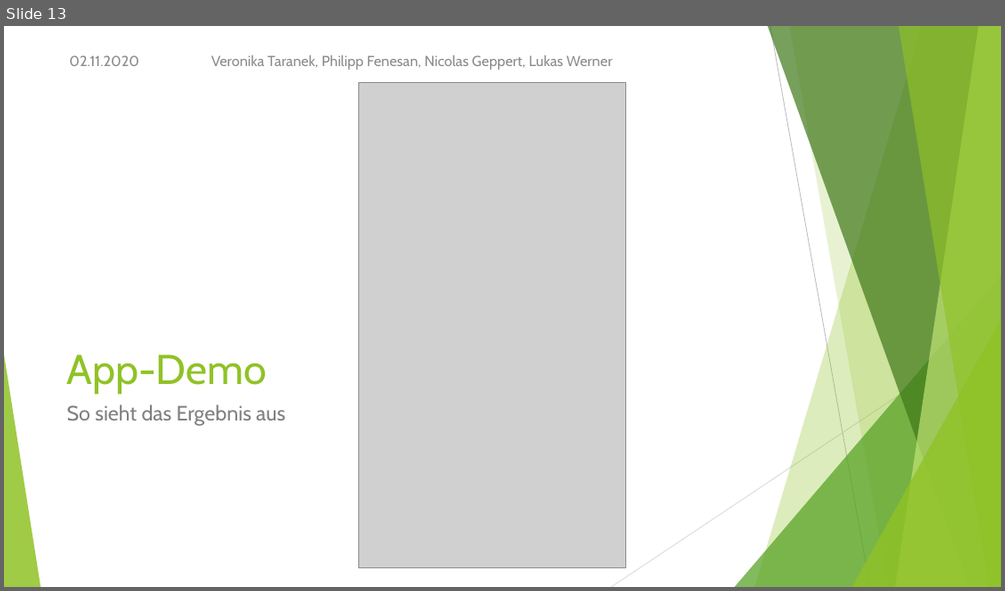
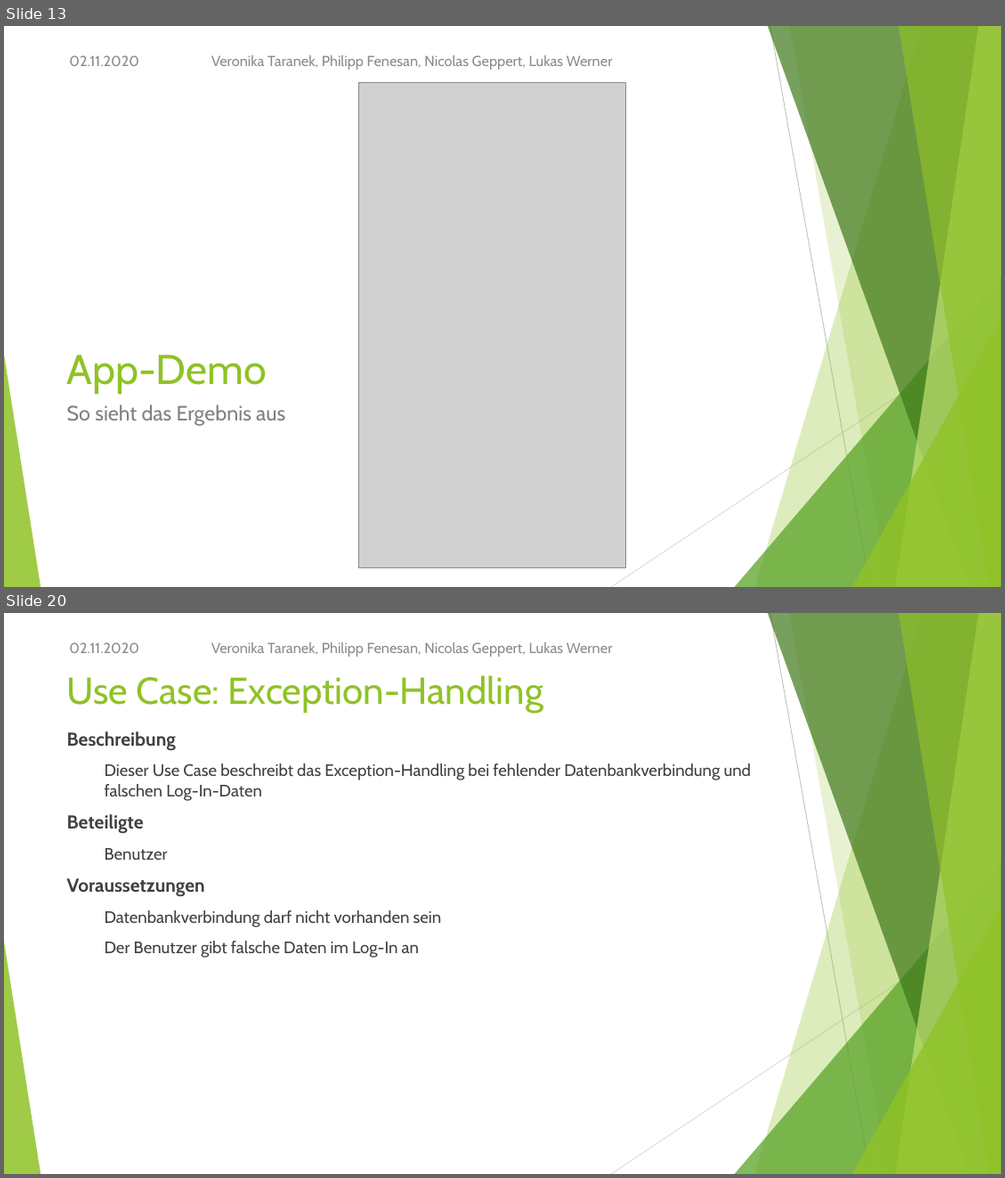
Before and after one commit to NicoGep/Programming_Project, a slide deck: presentation/wanderoo – Gruppe 3.pptx. Shown one above the other, each under a label of ours: slide 13 before the commit, slides 13 and 20 after it; the slides between them are not shown. The pictures are 1005x591 and 1005x1178 pixels, drawn with LibreOffice and Linux fonts; fonts in the diff are those of the drawing; grey boxes stand for pictures. Boxes give left, top, right and bottom in pixels: in the first picture for what was removed or moved away, otherwise in the second. Text is boxed around its words. In the diff, an @@ line names an element or a change of style, - is before the commit and + after.

```diff
--- a/presentation/wanderoo – Gruppe 3.pptx
+++ b/presentation/wanderoo – Gruppe 3.pptx
@@ slide 20 added at bbox=[4, 613, 1001, 1174], background #FFFFFF; not listed: 10 template elements that a slide beside it also shows @@
@@ text added at bbox=[69, 642, 139, 653], 14 pt, text #8C8C8C @@
+02.11.2020
@@ text added at bbox=[211, 642, 613, 657], 14 pt, text #8C8C8C @@
+Veronika Taranek, Philipp Fenesan, Nicolas Geppert, Lukas Werner
@@ title added at bbox=[67, 675, 543, 713], 36 pt, text #90C226 @@
+Use Case: Exception-Handling
@@ text added at bbox=[67, 731, 751, 957], 16 pt, text #404040 @@
+Beschreibung
+  Dieser Use Case beschreibt das Exception-Handling bei fehlender Datenbankverbindung und falschen Log-In-Daten
+Beteiligte
+  Benutzer
+Voraussetzungen
+  Datenbankverbindung darf nicht vorhanden sein
+  Der Benutzer gibt falsche Daten im Log-In an
```
Also in this commit, not shown: 3 slides changed, 5 other slides added, 1 slide removed, 2 other files.
